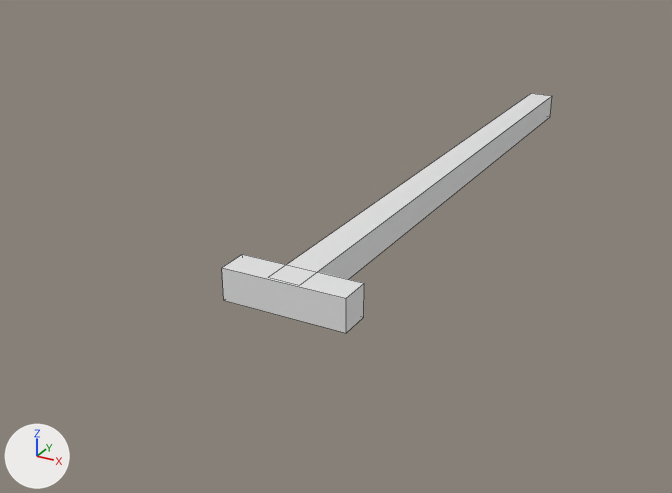
Renders of the FBX model Assets/models/PINBALL/4.fbx from each side of a commit.
One viewpoint serves both versions: a camera (50 mm lens) standing at (-0.509, -3.733, 0.363) and looking at (-0.93, -2.968, -0.02). Lighting does not change. The marker at lower left points along +X, +Y and +Z. The first picture is the older version. Mesh edges are drawn as thin lines. Where no turn or scale is listed for an object, it has been applied to the vertices.

The first picture shows '立方体.007'.
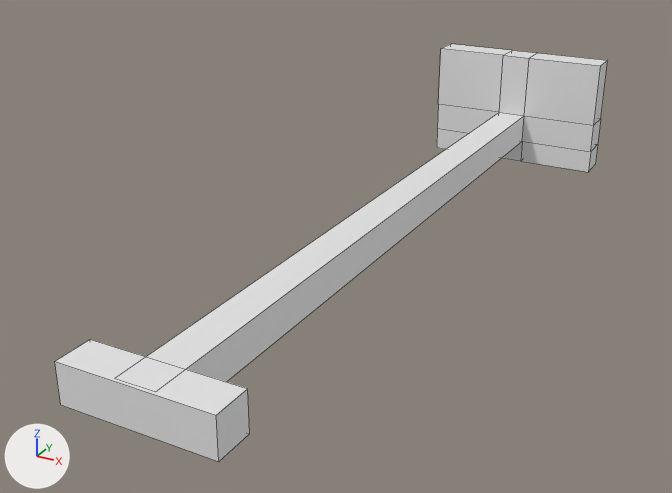
Changed parts and their boxes [x1, y1, x2, y2] in the pictures (672 x 493 px):
'立方体.007', reshaped, moved (67% wider, 74% taller): before [222, 93, 552, 333]; after [55, 44, 608, 462]
part 1 of me_立方体_010, built on: before [287, 93, 552, 279]; after [146, 44, 608, 382]

The change, as a diff of the scene's bpy script:
```diff
--- a/Assets/models/PINBALL/4.fbx.py
+++ b/Assets/models/PINBALL/4.fbx.py
@@ me_立方体_010 @@
 # used by ob_立方体_007; location = (-0.8939, -2.7657, 0.0)
-me_立方体_010.from_pydata(...)  # 16 vertices, 12 faces; spans x -0.062..0.062, y -0.363..0.36, z -0.016..0.016
+me_立方体_010.from_pydata(...)  # 44 vertices, 40 faces; spans x -0.095..0.099, y -0.363..0.36, z -0.041..0.085
+# me_立方体_010 part 1
+# 4 faces are deleted
+# 8 vertices are added at x -0.016..0.099, y 0.329..0.36, z -0.016..0.016
+# 6 new vertices lie (0.0, 0.0, -0.025) away from vertices in x -0.016..0.099, y 0.329..0.36, z -0.016
+# 6 new vertices lie (-0.079, 0.0, 0.0) away from vertices in x -0.016, y 0.329..0.36, z -0.041..0.016
+# 8 new vertices lie (0.0, 0.0, 0.069) away from vertices in x -0.095..0.099, y 0.329..0.36, z 0.016
+# 32 new faces join them
@@ ob_立方体_007 @@
 ob_立方体_007 = bpy.data.objects.new('立方体.007', me_立方体_010)
-ob_立方体_007.location = (-0.8939, -2.7657, 0.0)
+ob_立方体_007.location = (-0.8487, -3.0079, 0.0435)
```
